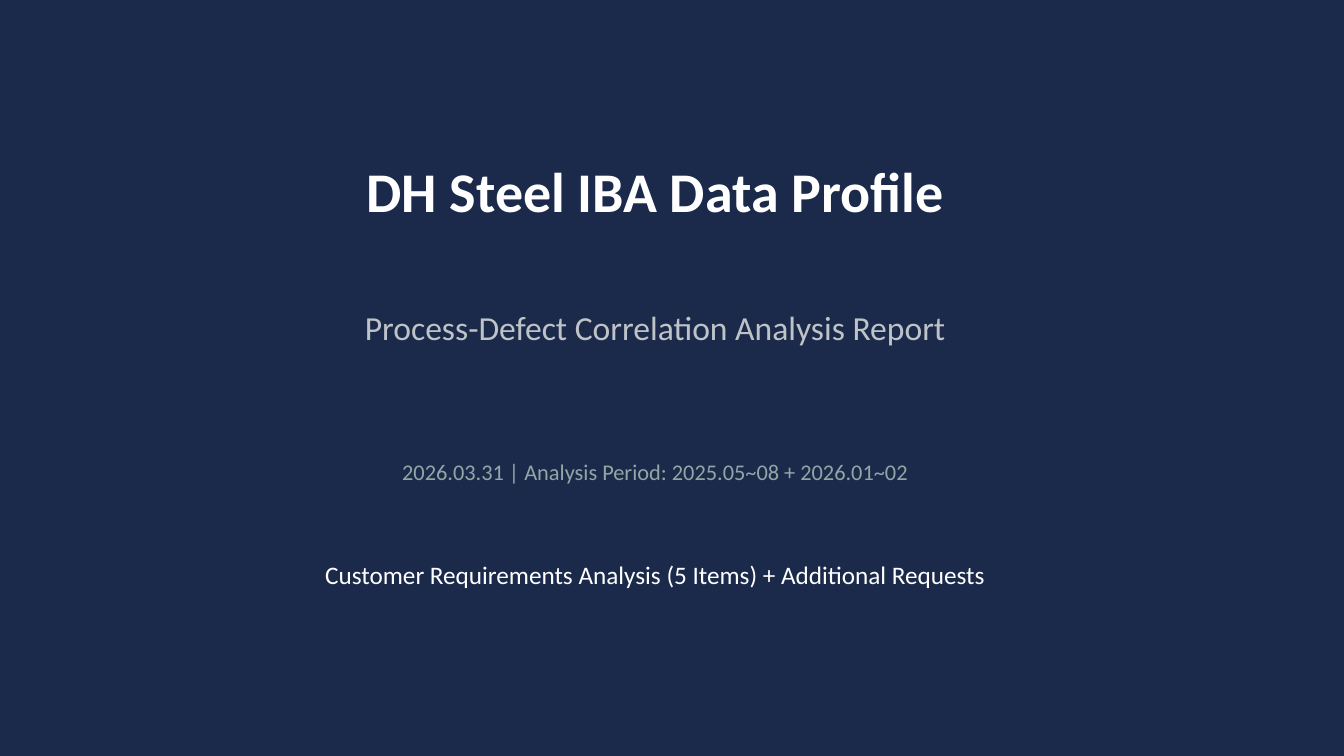
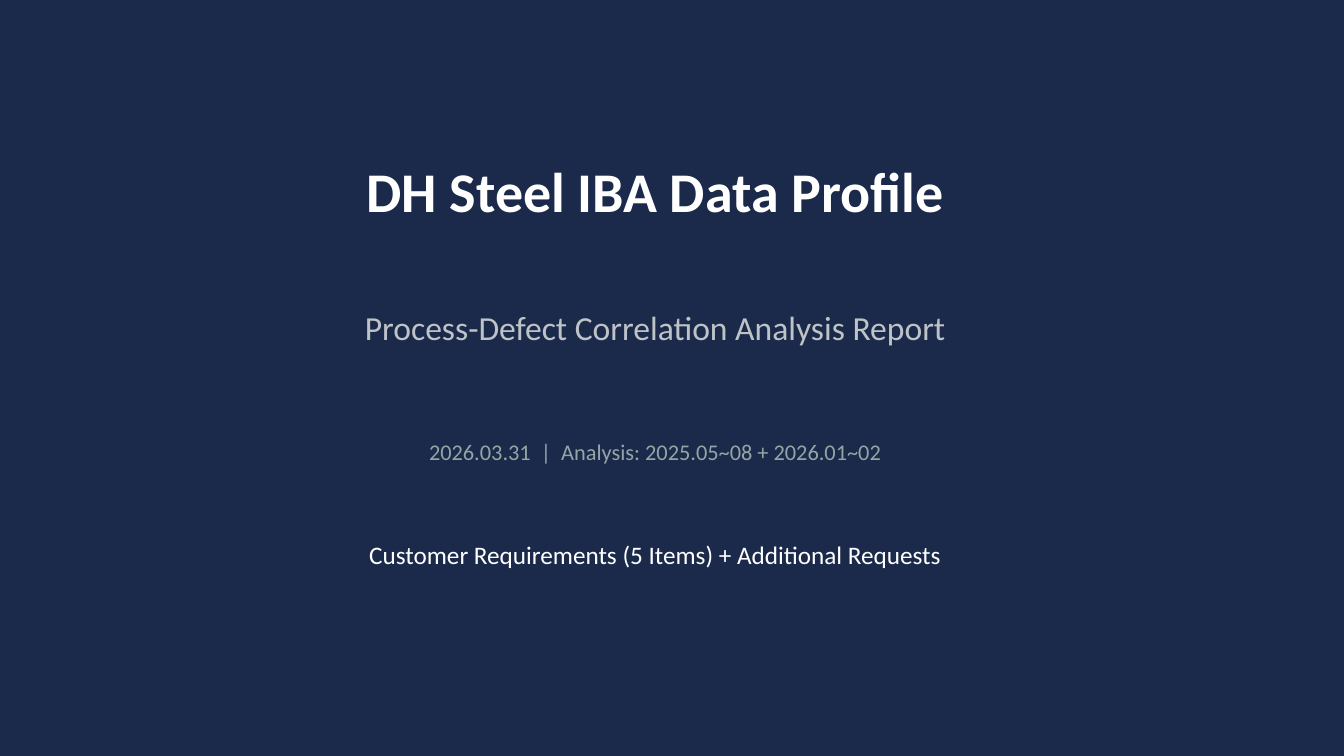
Before and after one commit to pathcosmos/steel_grade_iqr_analysis_v2, a slide deck: slide 1 of 0330_additional/0330_DH_Steel_IBA_Analysis_Report.pptx. Drawn at 1344x756 pixels with LibreOffice and Linux fonts; fonts in the diff are those of the drawing. Boxes give left, top, right and bottom in pixels: in the first picture for what was removed or moved away, otherwise in the second. Text is boxed around its words. In the diff, an @@ line names an element or a change of style, - is before the commit and + after.

```diff
--- a/0330_additional/0330_DH_Steel_IBA_Analysis_Report.pptx
+++ b/0330_additional/0330_DH_Steel_IBA_Analysis_Report.pptx
@@ text at (429,444,881,464): text changed @@
-2026.03.31 | Analysis Period: 2025.05~08 + 2026.01~02
+2026.03.31 | Analysis: 2025.05~08 + 2026.01~02
@@ text at (369,546,941,568): text changed @@
-Customer Requirements Analysis (5 Items) + Additional Requests
+Customer Requirements (5 Items) + Additional Requests
```
Also in this commit, not shown: 16 other slides changed.
